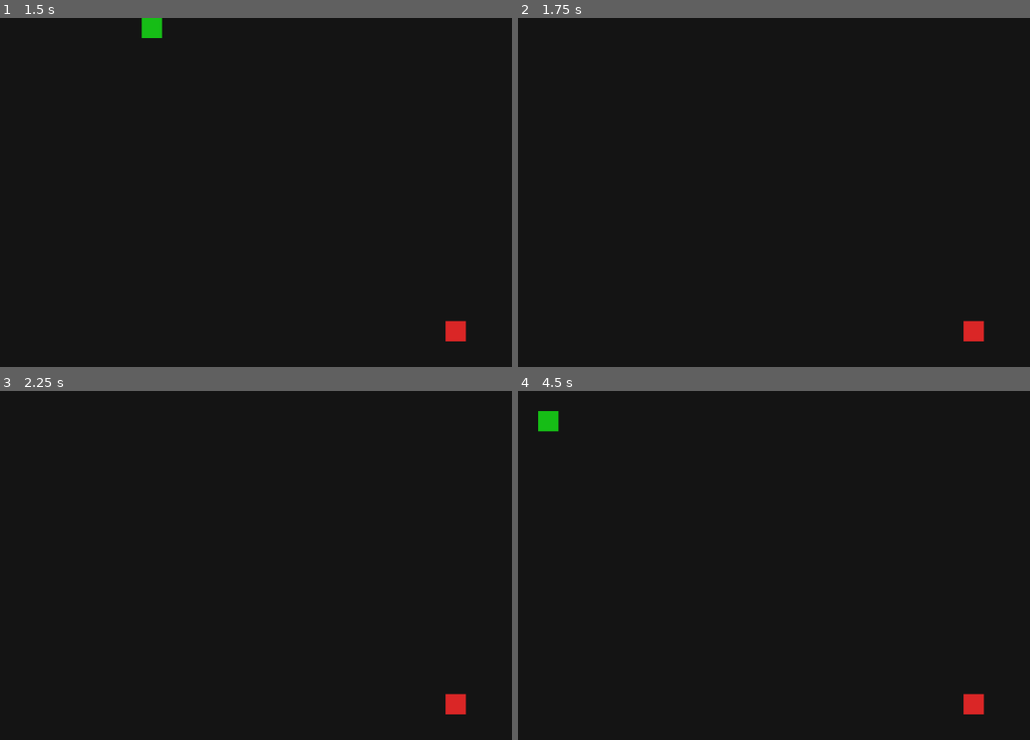
Above: before the commit, frames 1-4 (two rows, left to right).
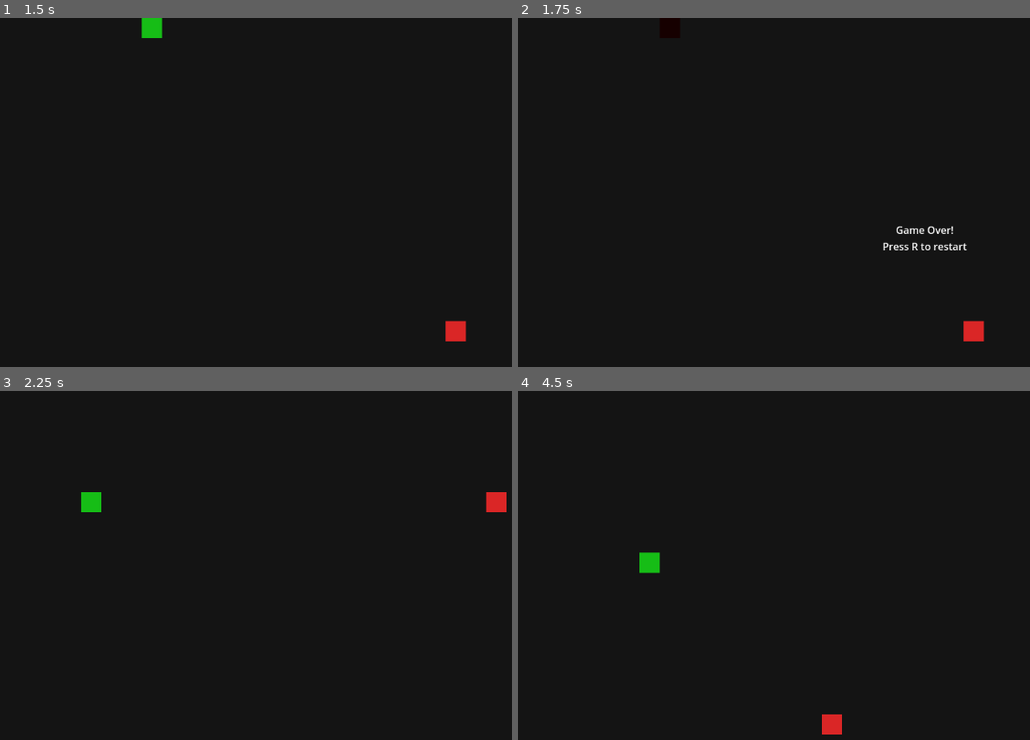
Above: after the commit, the same moments.

Repository: bluehexagons/snake2d
Game: Godot game, scene res://scenes/main/main.tscn
Two runs of this game, one before a commit and one after it. Both use one fixed random seed, a clock stepped at 60 frames per second and the inputs below.
Inputs:
- Up to frame 1 (1.5 s): hold Up (ui_up) from 0.53 s (still down)
- Up to frame 2 (1.75 s): keep holding Up (ui_up)
- Up to frame 3 (2.25 s): tap R (retry) at 2 s; release Up (ui_up) at 2.03 s; hold Left (left) from 2.03 s (still down)
- Up to frame 4 (4.5 s): tap R (retry) at 2.75, 3.5, 4.15 s; release Left (left) at 3.53 s; hold Down (down) 3.53-4.28 s; hold Right (right) from 4.28 s (still down)

Frame 1 is identical in both runs. In frame 2, 0.3% of the frame differs, in the area x 71-88%, y 59-67%; in frame 3, 0.7%; in frame 4, 1.0%, in the area x 3-92%, y 5-99%.

Commit message:
AI-assisted grow, collision

Diff:
--- a/scenes/main/main.gd
+++ b/scenes/main/main.gd
@@ -6,11 +6,17 @@
 const GRID_SIZE = 32
 var snake
 var food
+var tail_segments = []
+var tail_positions = []
+var game_over = false
 
 func _ready():
 	snake = Snake.instantiate()
 	add_child(snake)
 	snake.position = Vector2(5, 5) * GRID_SIZE
+	snake.moved.connect(_on_snake_moved)
+	snake.grew.connect(_on_snake_grew)
+	snake.died.connect(_on_game_over)
 	spawn_food()
 
 	# Start the game timer
@@ -31,10 +37,65 @@
 	var y = randi_range(0, (648 / GRID_SIZE) - 1)
 	food.position = Vector2(x, y) * GRID_SIZE
 
+func _on_snake_moved(new_position):
+	if game_over:
+		return
+
+	# Check tail collision
+	for segment in tail_segments:
+		if segment.position == new_position:
+			_on_game_over()
+			return
+
+	tail_positions.insert(0, new_position)
+
+	# Move tail
+	for i in tail_segments.size():
+		tail_segments[i].position = tail_positions[i + 1]
+
+	# Remove excess positions
+	if tail_positions.size() > tail_segments.size() + 1:
+		tail_positions.pop_back()
+
+func _on_snake_grew():
+	var segment = ColorRect.new()
+	segment.size = Vector2(GRID_SIZE, GRID_SIZE)
+	segment.color = Color(0.0862745, 0.741176, 0.0862745, 1)
+
+	# Position the new segment
+	if tail_segments.size() > 0:
+		segment.position = tail_positions[-1]
+	else:
+		segment.position = tail_positions[0]
+
+	add_child(segment)
+	tail_segments.append(segment)
+	spawn_food()
+
+func _on_game_over():
+	game_over = true
+	# Optional: Add visual feedback
+	snake.modulate = Color.RED
+
+	# Optional: Show game over message
+	var label = Label.new()
+	label.text = "Game Over!\nPress R to restart"
+	label.position = Vector2(576, 324)  # Center of screen
+	label.horizontal_alignment = HORIZONTAL_ALIGNMENT_CENTER
+	label.vertical_alignment = VERTICAL_ALIGNMENT_CENTER
+	add_child(label)
+
+func _process(_delta):
+	if game_over and Input.is_action_just_pressed("retry"):  # R key
+		get_tree().reload_current_scene()
+
 func _on_timer_timeout():
+	if game_over:
+		return
 	snake.can_move = false
 	snake.move()
 
 	# Check if snake ate food
 	if snake.position == food.position:
+		snake.grow()
 		spawn_food()
--- a/scenes/snake/snake.gd
+++ b/scenes/snake/snake.gd
@@ -1,4 +1,8 @@
 extends Node2D
+
+signal moved(new_position)
+signal grew
+signal died
 
 const GRID_SIZE = 32
 var direction = Vector2.RIGHT
@@ -9,15 +13,27 @@
 
 func _process(_delta):
 	if can_move:
-		if Input.is_action_pressed("ui_up") and direction != Vector2.DOWN:
+		if Input.is_action_pressed("up") and direction != Vector2.DOWN:
 			direction = Vector2.UP
-		if Input.is_action_pressed("ui_down") and direction != Vector2.UP:
+		if Input.is_action_pressed("down") and direction != Vector2.UP:
 			direction = Vector2.DOWN
-		if Input.is_action_pressed("ui_left") and direction != Vector2.RIGHT:
+		if Input.is_action_pressed("left") and direction != Vector2.RIGHT:
 			direction = Vector2.LEFT
-		if Input.is_action_pressed("ui_right") and direction != Vector2.LEFT:
+		if Input.is_action_pressed("right") and direction != Vector2.LEFT:
 			direction = Vector2.RIGHT
 
 func move():
-	position += direction * GRID_SIZE
+	var new_position = position + direction * GRID_SIZE
+
+	# Check wall collision
+	if new_position.x < 0 or new_position.x >= 1152 or \
+	   new_position.y < 0 or new_position.y >= 648:
+		died.emit()
+		return
+
+	position = new_position
 	can_move = true
+	moved.emit(position)
+
+func grow():
+	grew.emit()
